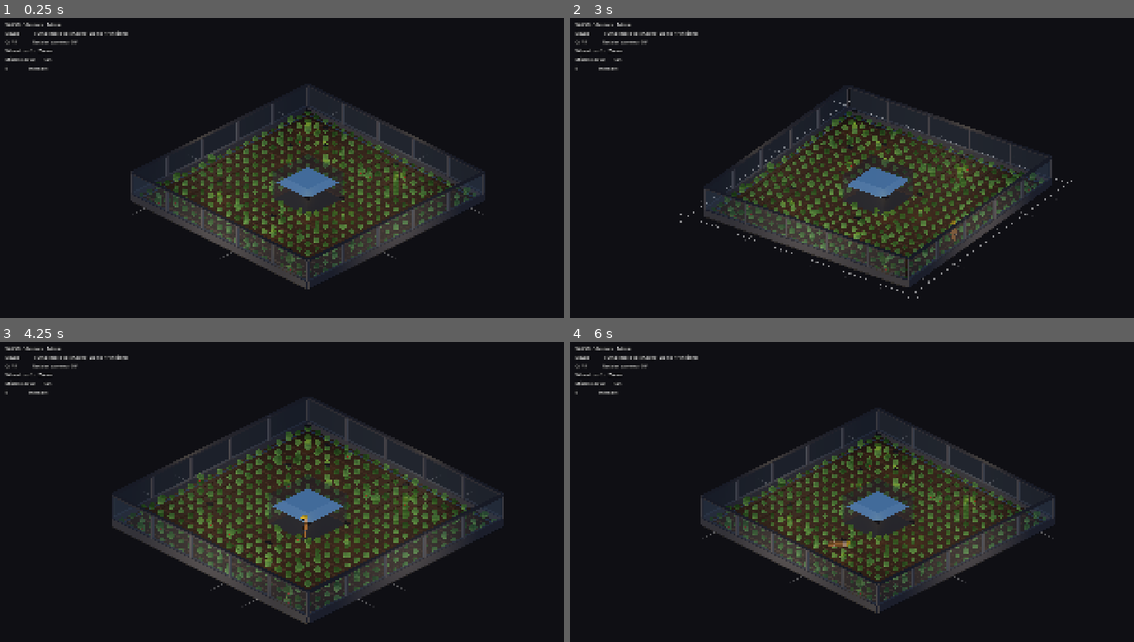
Above: before the commit, frames 1-4 (two rows, left to right).
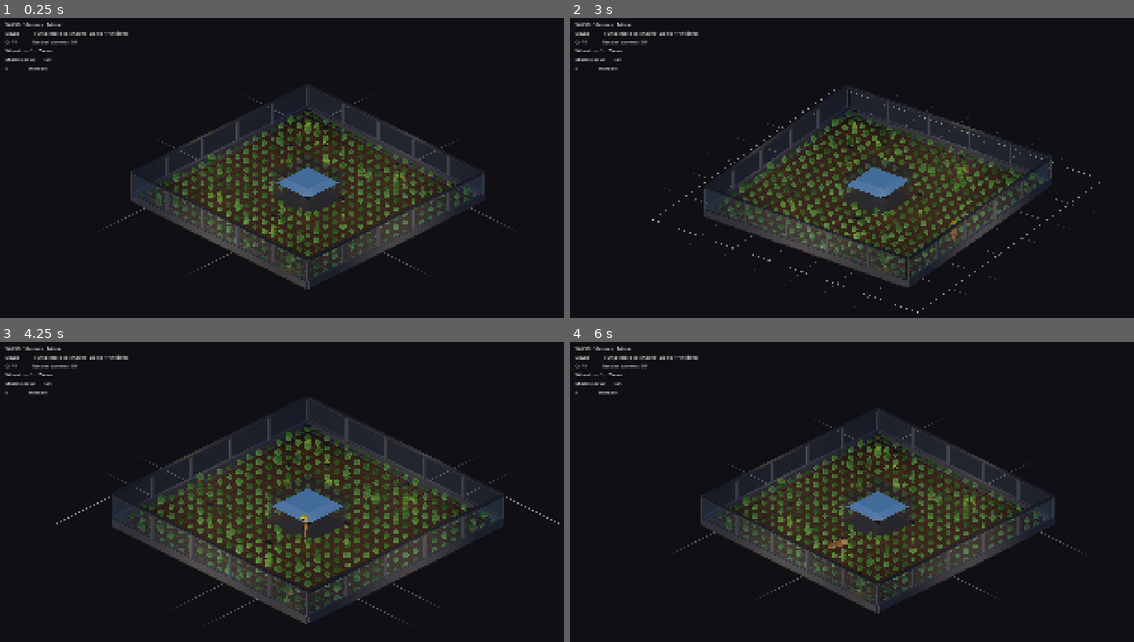
Above: after the commit, the same moments.

Repository: jaredclarkgay/space-tower-iso
Game: Godot game, scene res://scenes/iso_prototype/iso_prototype.tscn
Same seed, same stepped clock (60 frames per second), same inputs: the game is played once before the commit and once after it.
Inputs (mouse positions are in pixels of both pictures, inside the frame that each line leads up to):
- Up to frame 1 (0.25 s): no input
- Up to frame 2 (3 s): tap Enter at 0.5 s; move the mouse to (1015, 171) at 0.52 s; hold D (move_right) 0.53-1.28 s; hold Space (jump) 0.53-1.28 s; move the mouse to (756, 207) at 1.27 s; hold S (move_down) 1.28-2.03 s; tap Middle mouse button (camera_pan) at 1.35 s; tap Space (jump) at 1.52, 1.55, 1.82, 2.3, 2.75 s; move the mouse to (936, 111) at 2.02 s; hold D (move_right) 2.03-2.78 s; hold Q (camera_rotate_left) 2.03-2.78 s; move the mouse to (846, 258) at 2.77 s; hold W (move_up) from 2.78 s (still down); tap R (camera_rotate_right) at 2.85 s
- Up to frame 3 (4.25 s): tap Space (jump) at 3.02, 3.05, 3.32, 3.77, 3.8, 4.07 s; move the mouse to (490, 564) at 3.52 s; release W (move_up) at 3.53 s; hold A (move_left) from 3.53 s (still down); hold Mouse wheel up (camera_zoom_in) from 3.53 s (still down)
- Up to frame 4 (6 s): tap Enter at 4.25 s; move the mouse to (694, 462) at 4.27 s; release Mouse wheel up (camera_zoom_in) at 4.28 s; tap Mouse wheel down (camera_zoom_out) at 4.35 s; tap Space (jump) at 4.52, 4.55, 4.82 s; move the mouse to (908, 513) at 5.02 s; release A (move_left) at 5.03 s; hold S (move_down) 5.03-5.78 s; hold Space (jump) 5.03-5.78 s; move the mouse to (784, 426) at 5.77 s; hold D (move_right) from 5.78 s (still down); tap Middle mouse button (camera_pan) at 5.85 s

The runs differ from the first frame. In frame 1, 0.1% of the frame differs, in the area x 18-91%, y 26-85%; in frame 2, 0.6%, in the area x 14-94%, y 23-99%; in frame 3, 0.2%; in frame 4, 0.2%.

Commit message:
fix(iso): sync flip duration to airtime; grid extends 2 floor-heights
Two operator-flagged fixes.

1. Flip-rotation overshoot. Was a constant 8 rad/s, so longer hops kept
   spinning past one rotation and the snap-to-0-on-landing did the
   visible cleanup. Now: when a charged jump fires, compute
   `_flip_airtime_expected = 2 · velocity.y / PLAYER_GRAVITY` (the
   free-fall airtime). Each airborne frame, `_flip_airtime_elapsed`
   accumulates and the rotation is set to
       progress · TAU · TUCK_FLIP_ROTATIONS
   where progress = clamp(elapsed/expected, 0, 1). The rotation now
   reaches exactly one full turn the instant the player lands. Clamp
   handles hang-ups on planters mid-air; land-squash hides any tiny
   remainder.

   Replaced TUCK_FLIP_RATE (8 rad/s) with TUCK_FLIP_ROTATIONS (1.0 turn
   per jump) — rate is now derived per-jump from the velocity.

2. Extension grid now uses one floor-height as its unit. Operator's
   spec: "the height of one floor should equal one unit of the overall
   grid".
   - EXTENSION_GRID_UNIT = FLOOR_3D_STORY_HEIGHT (3 m).
   - Lines extend 2 units (6 m) — solid for the first 1 unit (3 m),
     fade to 0 alpha across the second unit. Was 2 m total, far too
     short for the 20 m floor.
   - Crossbar runs at 1 unit (3 m) from each wall, length
     FLOOR_3D_SIZE + 2·solid_dist = 26 m so the four crossbars meet
     exactly at the corners of the blueprint frame.

Verified: `godot --headless --quit-after 90` exits 0, no errors.

Co-Authored-By: Claude Opus 4.7 (1M context) <noreply@anthropic.com>

Diff:
--- a/autoloads/constants.gd
+++ b/autoloads/constants.gd
@@ -66,16 +66,19 @@
 # --- Tuck-and-flip (triggered above a charge threshold) ---
 # Charge threshold expressed as a fraction of PLAYER_JUMP_CHARGE_DURATION;
 # 0.3 corresponds to ~1.3× tap-jump velocity (10 + 0.3 × (20-10) = 13 m/s).
+# Rotation rate is *derived per-jump* from the expected airtime so the flip
+# completes exactly TUCK_FLIP_ROTATIONS turns in one hop. See iso_player.gd.
 const TUCK_FLIP_CHARGE_THRESHOLD := 0.3
-const TUCK_FLIP_RATE := 8.0               # rad/s of forward rotation while airborne
+const TUCK_FLIP_ROTATIONS := 1.0          # full forward rotations per jump
 
 # --- Extension grid (faint blueprint-style hint that tower could expand) ---
-# 6 perpendicular lines per side (one per window pane), each 2 m long.
-# Solid for the first SOLID_LENGTH metre, fades to 0 alpha across the rest.
-# A perpendicular crossbar at distance SOLID_LENGTH from each wall makes
-# the lines read as a blueprint grid.
-const EXTENSION_GRID_LENGTH := 2.0
-const EXTENSION_LINE_SOLID_LENGTH := 1.0
+# Grid unit = one floor's story height (FLOOR_3D_STORY_HEIGHT = 3 m). Each
+# perpendicular line extends 2 units (6 m) outward from the wall, solid for
+# the first 1 unit (3 m) and fading to 0 alpha across the second unit.
+# The perpendicular crossbar runs at distance 1 unit from the wall.
+const EXTENSION_GRID_UNIT := FLOOR_3D_STORY_HEIGHT  # 3 m — one floor height
+const EXTENSION_GRID_LENGTH := 2.0 * EXTENSION_GRID_UNIT          # 6 m
+const EXTENSION_LINE_SOLID_LENGTH := 1.0 * EXTENSION_GRID_UNIT    # 3 m
 const EXTENSION_LINE_PEAK_ALPHA := 0.30   # very subtle even at full opacity
 const EXTENSION_PANE_POSITIONS := [-8.333, -5.0, -1.667, 1.667, 5.0, 8.333]
 
--- a/scenes/iso_prototype/iso_floor.gd
+++ b/scenes/iso_prototype/iso_floor.gd
@@ -495,13 +495,14 @@
 			add_child(line)
 
 		# Crossbar at distance EXTENSION_LINE_SOLID_LENGTH from the wall,
-		# parallel to the wall, extending EXTENSION_GRID_LENGTH past each
-		# corner so the four crossbars form a closed blueprint frame.
-		var bar_length: float = _c.FLOOR_3D_SIZE + 2.0 * ext
+		# parallel to the wall. Length extends 1 grid unit past each corner so
+		# the four crossbars meet exactly at the corners of the blueprint
+		# frame (each side at x or z = ±(half + solid_dist)).
+		var solid_dist: float = _c.EXTENSION_LINE_SOLID_LENGTH
+		var bar_length: float = _c.FLOOR_3D_SIZE + 2.0 * solid_dist
 		var bar := MeshInstance3D.new()
 		bar.name = "GridExtCrossbar"
 		var box := BoxMesh.new()
-		var solid_dist: float = _c.EXTENSION_LINE_SOLID_LENGTH
 		match s:
 			"+x":
 				box.size = Vector3(0.04, 0.01, bar_length)
--- a/scenes/iso_prototype/iso_player.gd
+++ b/scenes/iso_prototype/iso_player.gd
@@ -41,6 +41,10 @@
 var _land_squash_t := 0.0
 var _was_in_air := false
 var _is_flipping := false   # true between a charged takeoff and the next landing
+# Flip duration is computed from the jump's expected airtime so the rotation
+# completes exactly TUCK_FLIP_ROTATIONS turns by the time the player lands.
+var _flip_airtime_expected := 0.0   # seconds — set on takeoff
+var _flip_airtime_elapsed := 0.0    # seconds — accumulated each airborne frame
 
 # Charge gauge — vertical bar above the head. Fixed orientation in world,
 # parented to self (not _visual) so it doesn't rotate with body facing.
@@ -100,8 +104,16 @@
 		if Input.is_action_just_released(&"jump"):
 			var t: float = _charge_time / _c.PLAYER_JUMP_CHARGE_DURATION
 			velocity.y = lerp(_c.PLAYER_JUMP_VELOCITY, _c.PLAYER_JUMP_VELOCITY_MAX, t)
-			# Trigger tuck-and-flip if charged past the threshold.
-			_is_flipping = t >= _c.TUCK_FLIP_CHARGE_THRESHOLD
+			# Trigger tuck-and-flip if charged past the threshold. Compute the
+			# expected airtime now (2v/g for a free-fall hop) so the flip
+			# rotation can pace itself across the actual hop and complete
+			# exactly TUCK_FLIP_ROTATIONS turns when we land.
+			if t >= _c.TUCK_FLIP_CHARGE_THRESHOLD:
+				_is_flipping = true
+				_flip_airtime_expected = 2.0 * velocity.y / _c.PLAYER_GRAVITY
+				_flip_airtime_elapsed = 0.0
+			else:
+				_is_flipping = false
 			_charge_time = 0.0
 		elif velocity.y < 0:
 			# Settle on the slab rather than letting move_and_slide accumulate
@@ -112,15 +124,18 @@
 		_charge_time = 0.0
 		velocity.y -= _c.PLAYER_GRAVITY * delta
 
-	# Tuck-and-flip rotation while airborne. Rotate _flip_pivot around its
-	# local X (the body's right-side axis after facing rotation), which gives
-	# a forward somersault. Reset to upright on landing — the land-squash
-	# scale step masks the snap.
+	# Tuck-and-flip rotation while airborne. Drive rotation by elapsed/expected
+	# airtime ratio so the rotation finishes exactly when we land — no more
+	# overshooting and snapping. Clamp at 1.0 in case the player gets hung up
+	# on geometry mid-air. Land-squash on touchdown hides any tiny remainder.
 	if _is_flipping and not on_floor:
-		_flip_pivot.rotation.x += _c.TUCK_FLIP_RATE * delta
+		_flip_airtime_elapsed += delta
+		var progress: float = clamp(_flip_airtime_elapsed / _flip_airtime_expected, 0.0, 1.0)
+		_flip_pivot.rotation.x = progress * TAU * _c.TUCK_FLIP_ROTATIONS
 	if just_landed:
 		_is_flipping = false
 		_flip_pivot.rotation.x = 0.0
+		_flip_airtime_elapsed = 0.0
 
 	move_and_slide()
 
Binary file added: Screenshot 2026-04-28 at 4.35.30 PM.png
Not shown, added: Screenshot 2026-04-28 at 4.35.30 PM.png.import
